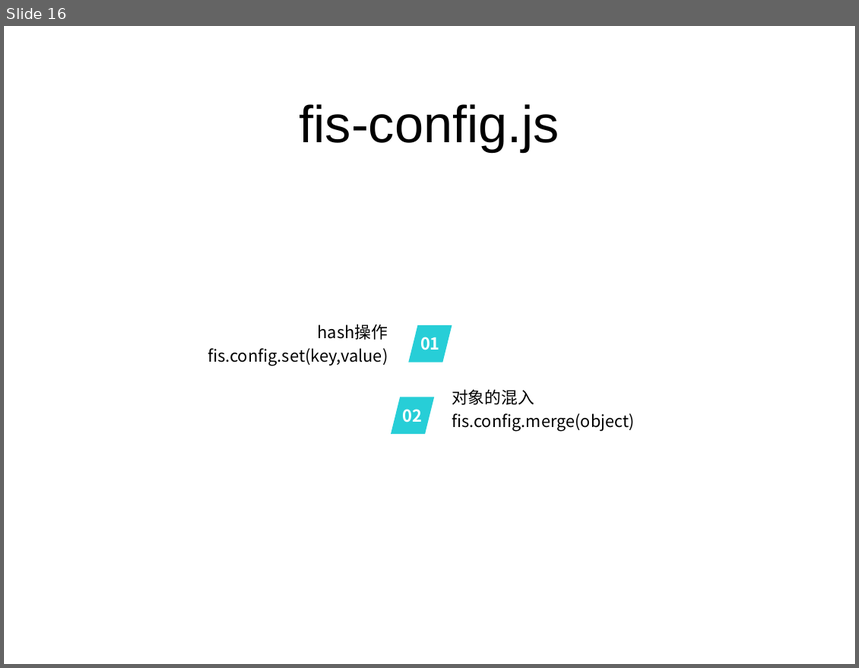
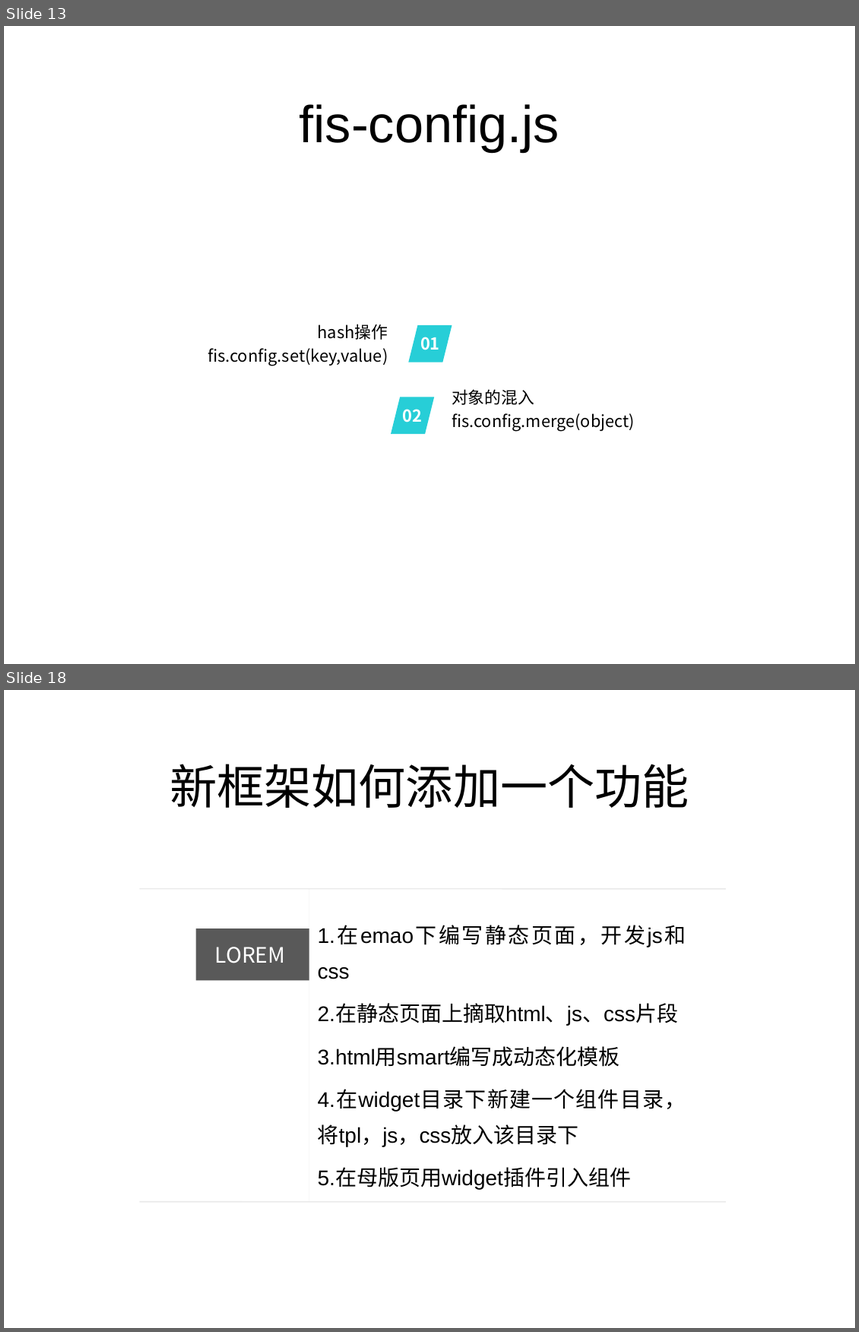
Before and after one commit to somenotes/fis, a slide deck: fis学习.ppt. Shown one above the other, each under a label of ours: slide 16 before the commit, slides 13 and 18 after it; the slides between them are not shown. The pictures are 859x668 and 859x1332 pixels, drawn with LibreOffice and Linux fonts; fonts in the diff are those of the drawing. Boxes give left, top, right and bottom in pixels: in the first picture for what was removed or moved away, otherwise in the second. Text is boxed around its words. In the diff, an @@ line names an element or a change of style, - is before the commit and + after.

```diff
--- a/fis学习.ppt
+++ b/fis学习.ppt
@@ slide 18 added at [4, 690, 855, 1328], background #FFFFFF @@
@@ title added at [170, 764, 690, 808], 40 pt, text #000000 @@
+新框架如何添加一个功能
@@ line added from (139, 889) to (726, 889), #EAEAEA 0.99 pt @@
@@ line added from (310, 889) to (310, 1201), #EAEAEA 0.26 pt @@
@@ rectangle added at [196, 929, 310, 981], fill #595959, 18 pt, text #FFFFFF @@
+LOREM
@@ text added at [318, 926, 686, 1189], 18 pt, text #000000 @@
+1.在emao下编写静态页面，开发js和css
+2.在静态页面上摘取html、js、css片段
+3.html用smart编写成动态化模板
+4.在widget目录下新建一个组件目录，将tpl，js，css放入该目录下
+5.在母版页用widget插件引入组件
@@ line added from (139, 1202) to (726, 1202), #EAEAEA 0.99 pt @@
@@ what was slide 16 is now slide 13 @@
```
Also in this commit, not shown: 9 slides changed, 5 other slides added, 1 slide removed, 1 other file.
